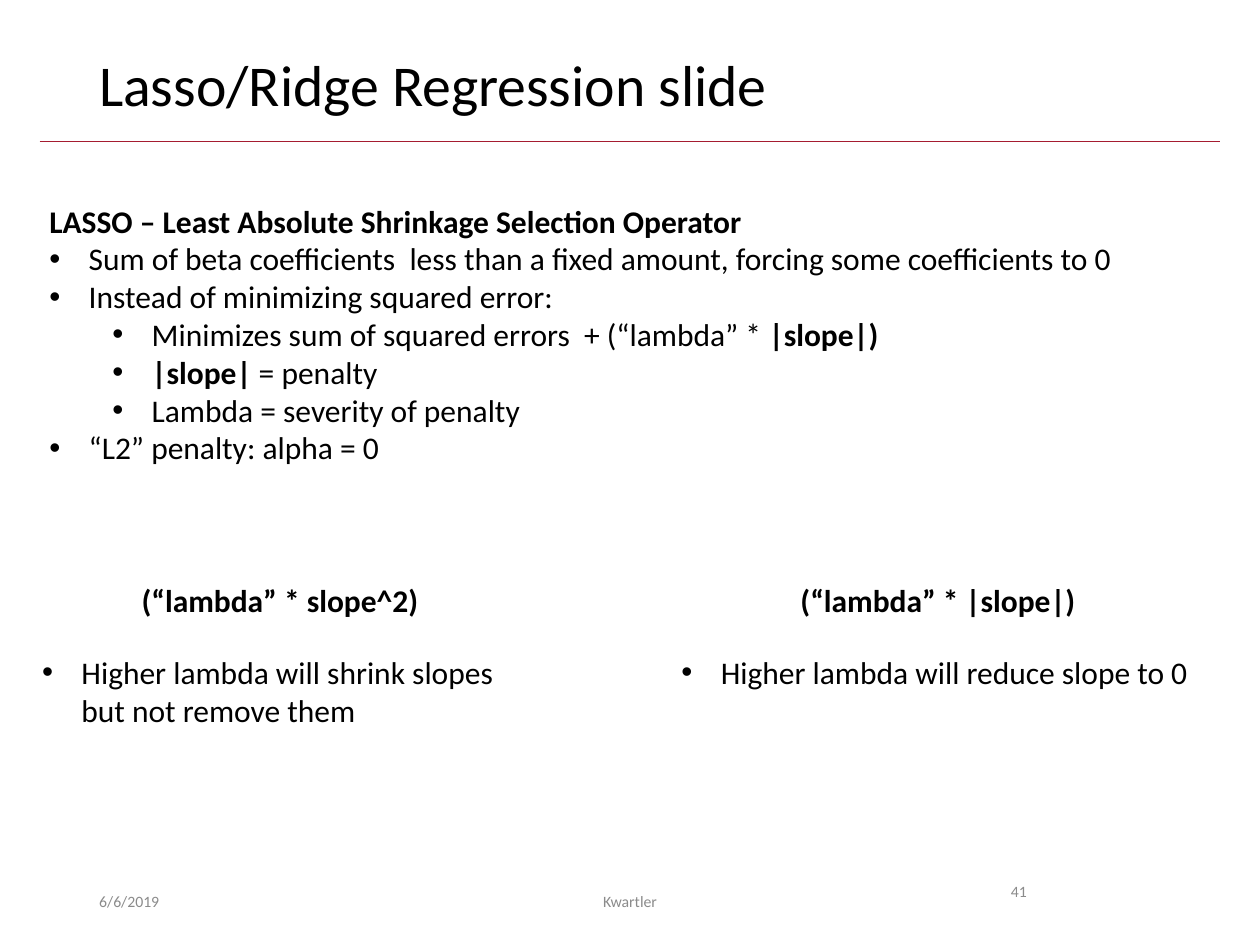
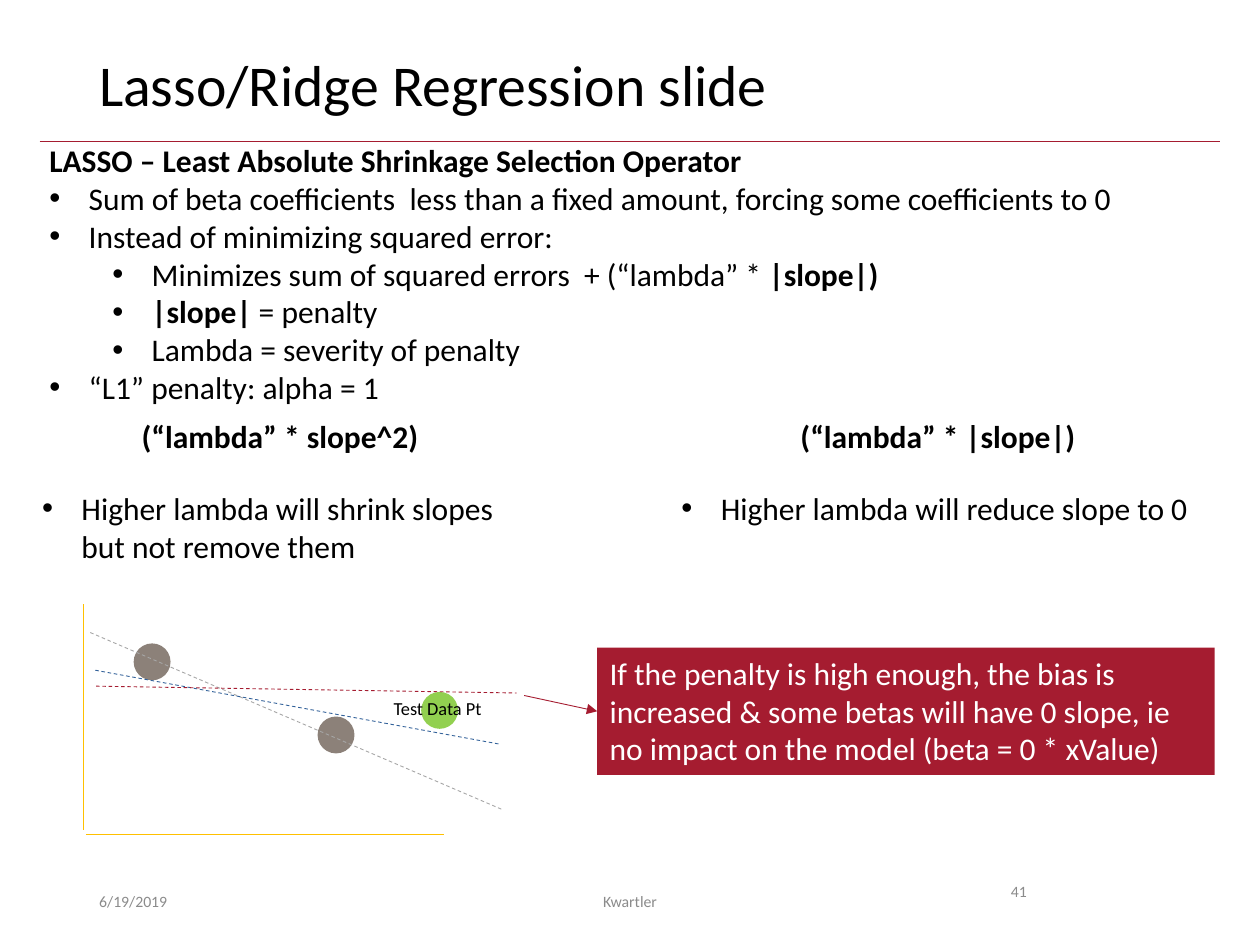
Before and after one commit to kwartler/GSERM_TextMining, a slide deck: slide 41 of D_Thursday/GSERM_Thursday_ElasticNet.pptx. Drawn at 1260x945 pixels with LibreOffice and Linux fonts; fonts in the diff are those of the drawing; background and template pictures are left out. Boxes give left, top, right and bottom in pixels: in the first picture for what was removed or moved away, otherwise in the second. Text is boxed around its words. In the diff, an @@ line names an element or a change of style, - is before the commit and + after.

```diff
--- a/D_Thursday/GSERM_Thursday_ElasticNet.pptx
+++ b/D_Thursday/GSERM_Thursday_ElasticNet.pptx
@@ text "LASSO – Least Absolute Shrinkage ...": place and size @@
-text "LASSO – Least Absolute Shrinkage ..." at bbox=[49, 211, 1111, 464]
+text "LASSO – Least Absolute Shrinkage ..." at bbox=[49, 150, 1111, 404]
@@ text at bbox=[89, 376, 379, 404]: text changed @@
-• “L2” penalty: alpha = 0
+• “L1” penalty: alpha = 1
@@ 4 texts: place and size @@
-4 texts at bbox=[81, 589, 1187, 723]
+4 texts at bbox=[81, 425, 1187, 559]
@@ line added from (83, 605) to (83, 830), #FFC000 0.5 pt @@
@@ line added from (91, 633) to (501, 809), #A6A6A6 0.5 pt dashed @@
@@ ellipse added at bbox=[134, 644, 170, 680], fill #8C8179 @@
@@ rectangle added at bbox=[597, 648, 1215, 775], fill #A51C30, 18 pt, text #FFFFFF @@
+If the penalty is high enough, the bias is increased & some betas will have 0 slope, ie no impact on the model (beta = 0 * xValue)
@@ line added from (96, 670) to (499, 745), #33629A 0.5 pt dashed @@
@@ line added from (96, 687) to (517, 693), #A51C30 0.5 pt dashed @@
@@ ellipse added at bbox=[318, 717, 354, 753], fill #8C8179 @@
@@ text added at bbox=[394, 700, 482, 720], 10.5 pt, text #000000 @@
+Test Data Pt
@@ ellipse added at bbox=[421, 692, 457, 728], fill #92D050 @@
@@ arrow added from (524, 696) to (597, 711), #A51C30 0.5 pt @@
@@ line added from (86, 834) to (445, 834), #FFC000 0.5 pt @@
@@ text at bbox=[99, 896, 167, 908]: text changed @@
-6/6/2019
+6/19/2019
```
Also in this commit, not shown: 50 other slides changed, 1 other file.
